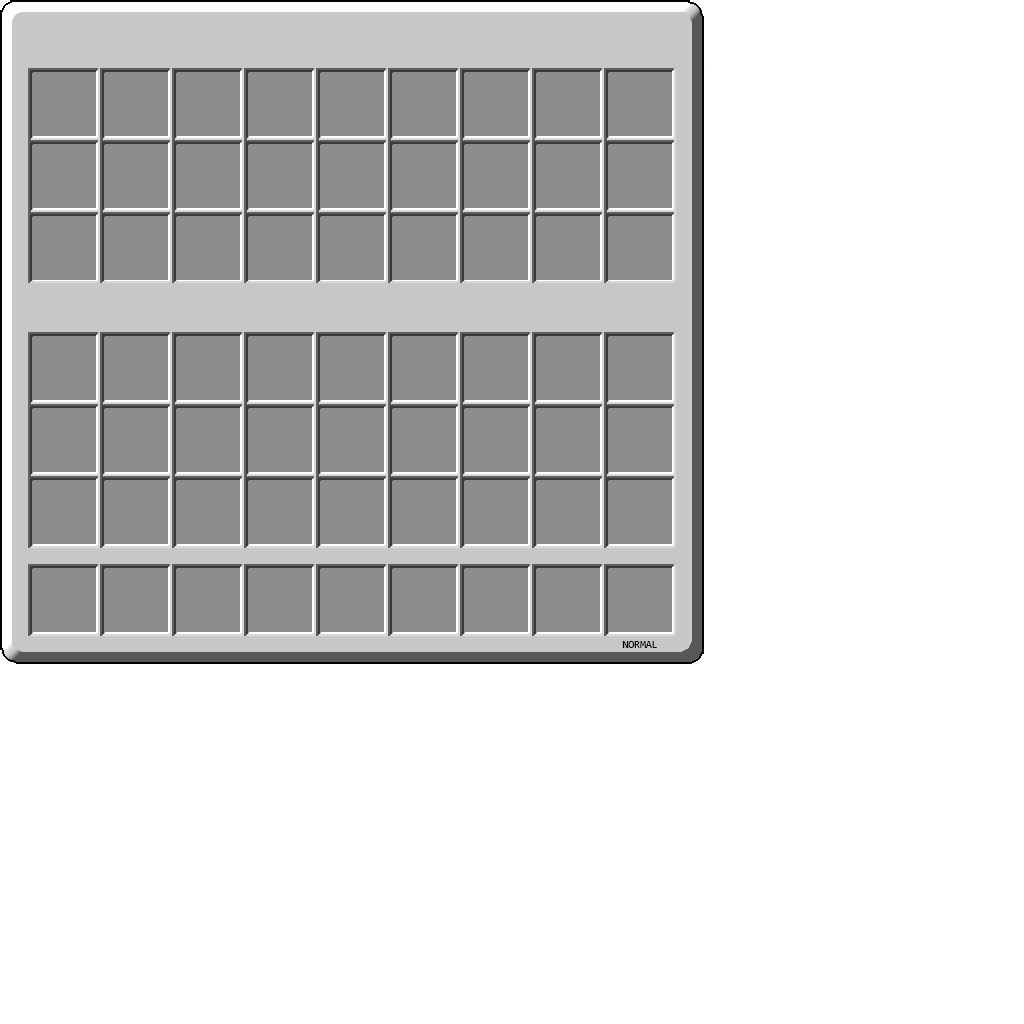
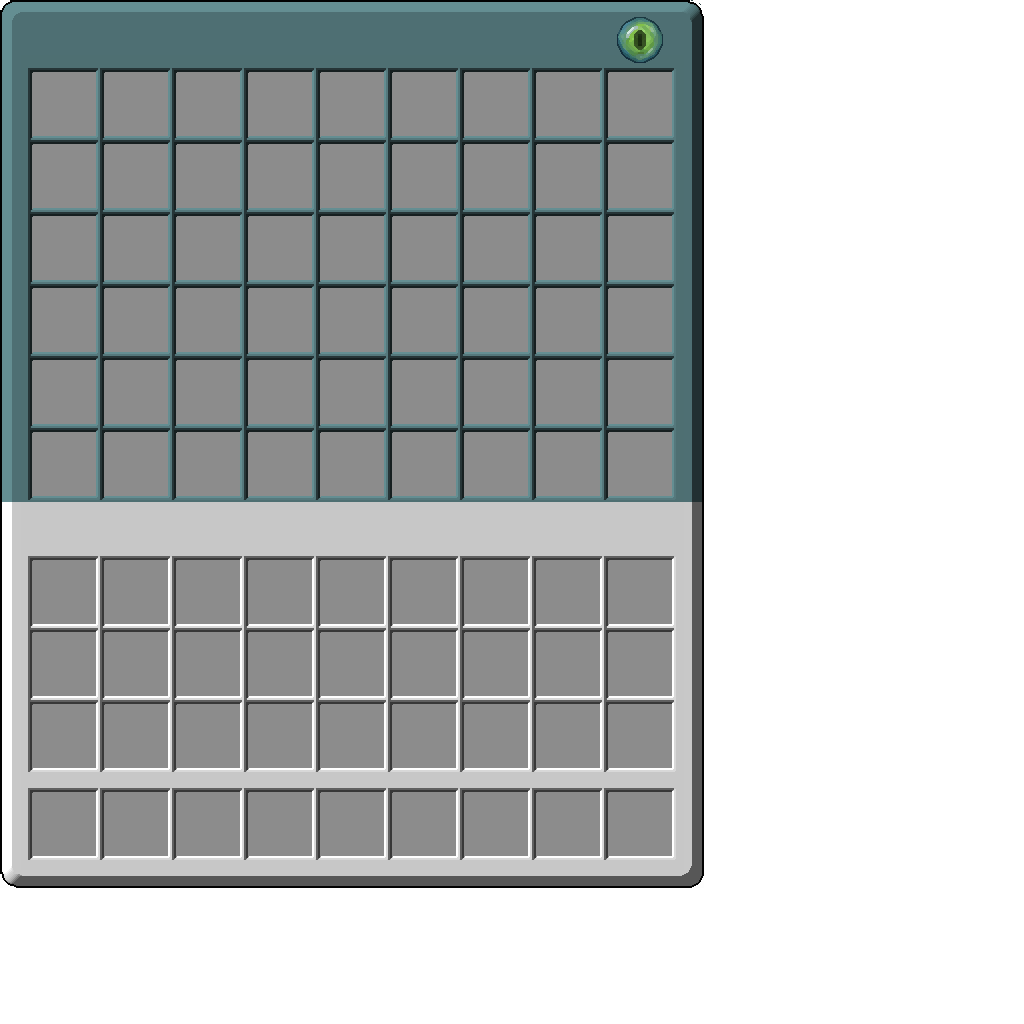
Before/after of a 1024×1024 layered artwork. What changed in the layer stack:
renamed "Layer 2" to "27 boxes", hid it over [32, 72, 672, 280]
hid "normal" over [2, 0, 702, 285]
added layer "endereye" above "Layer 4" over [617, 17, 663, 63]
added layer "Layer 4" above "ender" over [32, 72, 672, 497]
added layer "ender" above "54 template" over [2, 0, 702, 502]
added layer "54 template" above "generic54" over [2, 0, 702, 502]
added layer "generic54" above "27 template" over [0, 0, 705, 888]
hid "NORMAL" over [622, 641, 657, 648]
hid "Layer 0" over [0, 65, 705, 664]
